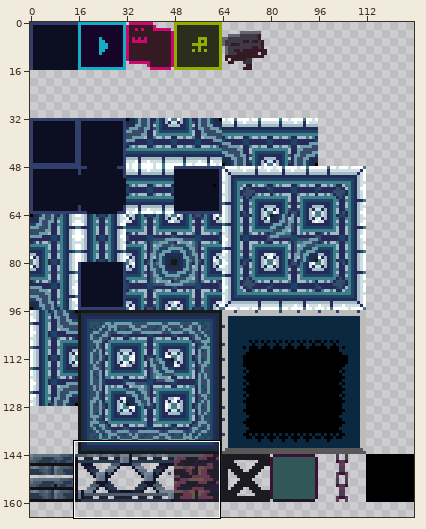
Two versions of one sprite sheet, src/resource/tileset/BackGroundTileset.png. Above, an overview of the earlier version with the close-up marked.
Close-up. Old version:
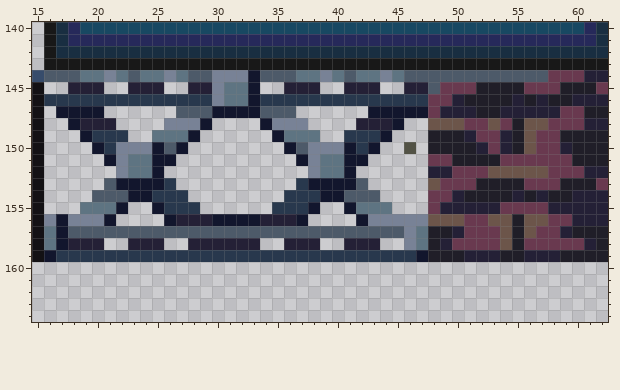
The file is 128x320 pixels. Colours within 5 levels of each other are drawn and written as one. Shown: x 15..62, y 140..164. The wide view leaves out empty margins.
Once edited:
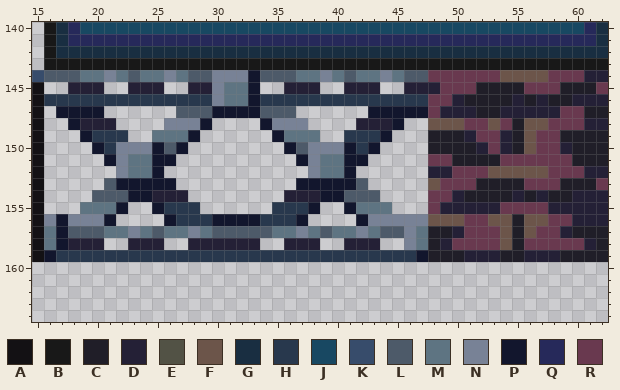
Palette (. is transparent): A #131114  B #181818  C #201e28  D #242036  E #525245  F #6c554a  G #192e41  H #28384d  J #184862  K #374c6b  L #4d5a69  M #5e7482  N #788296  P #12162d  Q #26295a  R #69394f
The edit:
{"y":144,"x":48,"old":"LLLLLLLLLL","new":"RRRRRRFFFF"}
{"y":145,"x":48,"old":"L","new":"D"}
{"y":150,"x":46,"old":"E","new":"."}
{"y":153,"x":26,"old":"H","new":"P"}
{"y":153,"x":37,"old":"H","new":"P"}
{"y":154,"x":25,"old":"HHH","new":"DDD"}
{"y":154,"x":36,"old":"HHH","new":"DDD"}
{"y":156,"x":27,"old":"DDD","new":"HHH"}
{"y":156,"x":34,"old":"DDD","new":"HHH"}
{"y":157,"x":21,"old":"LLLL","new":"MMNM"}
{"y":157,"x":26,"old":"LLLL","new":"MMNM"}
{"y":157,"x":35,"old":"LLLL","new":"MMNM"}
{"y":157,"x":40,"old":"LLLL","new":"MMNM"}
{"label":"changed","picture_box":[428,70,548,94]}
{"label":"erased","picture_box":[404,142,416,154]}
{"label":"changed","picture_box":[104,178,212,238]}
{"label":"changed","picture_box":[260,178,380,238]}
